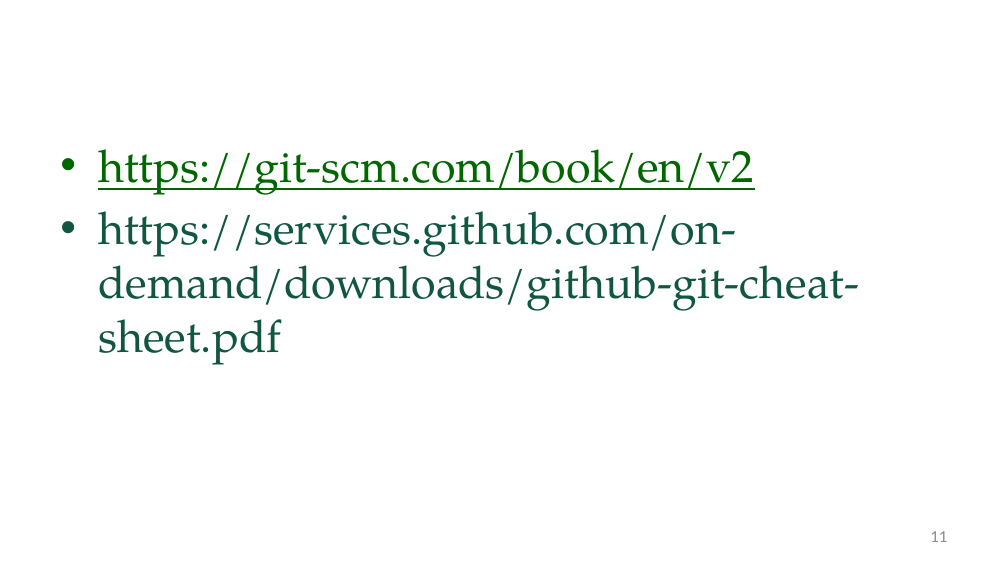
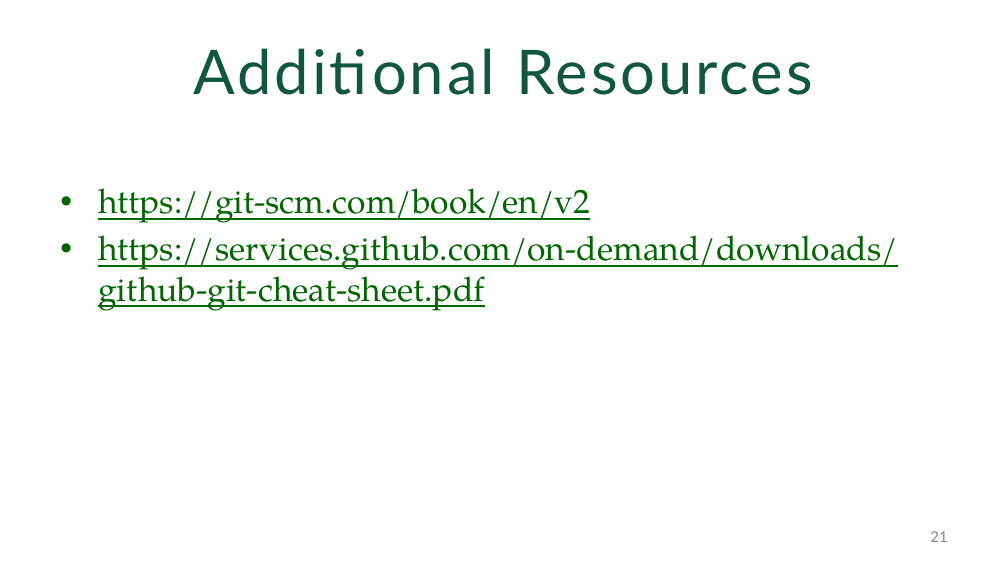
Before and after one commit to WilliamandMary-BUAD5082-Spring2017/Introduction-to-git-and-github, a slide deck: slide 21 of IntroToGit2017.pptx (slide 11 before the commit). Drawn at 1008x567 pixels with LibreOffice and Linux fonts; fonts in the diff are those of the drawing; background and template pictures are left out. Boxes give left, top, right and bottom in pixels: in the first picture for what was removed or moved away, otherwise in the second. Text is boxed around its words. In the diff, an @@ line names an element or a change of style, - is before the commit and + after.

Commit message:
Final Version
Uploaded final version of powerpoint

```diff
--- a/IntroToGit2017.pptx
+++ b/IntroToGit2017.pptx
@@ title added at [194,48,813,95], 44 pt, text #115740 @@
+Additional Resources
@@ text "https://git-scm.com/book/en/v2": place and size @@
-text "https://git-scm.com/book/en/v2" at [98,149,859,365]
+text "https://git-scm.com/book/en/v2" at [98,188,898,311]
@@ text "https://git-scm.com/book/en/v2" at [98,188,898,311]: size 32 to 24 pt; text colour #115740 to #006600, underline on in "https://services.github.com/on-demand/downloads/github-git-c ..."; less space between paragraphs @@
@@ page number at [930,531,947,542]: text changed @@
-11
+21
```
Also in this commit, not shown: 1 other slide changed, 11 slides added.
